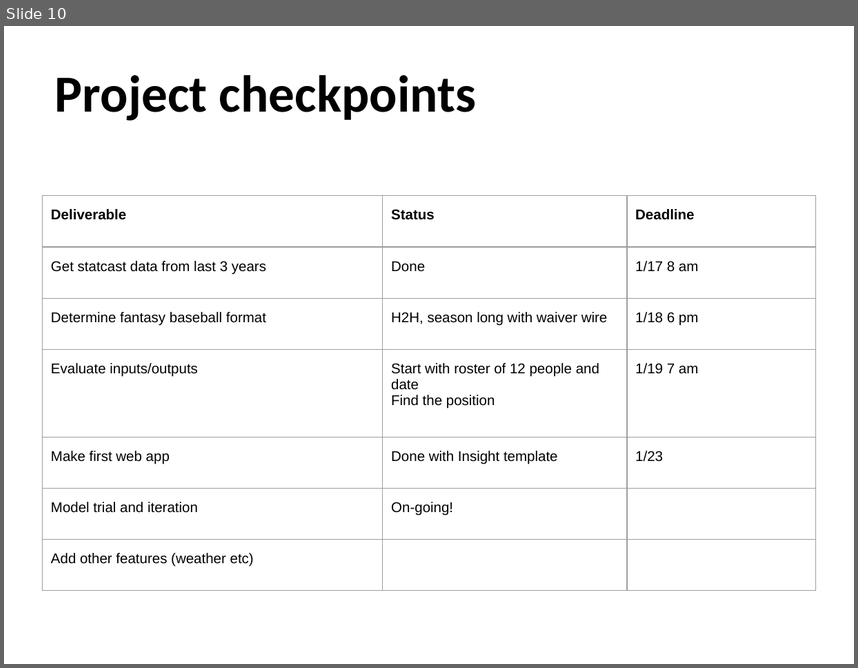
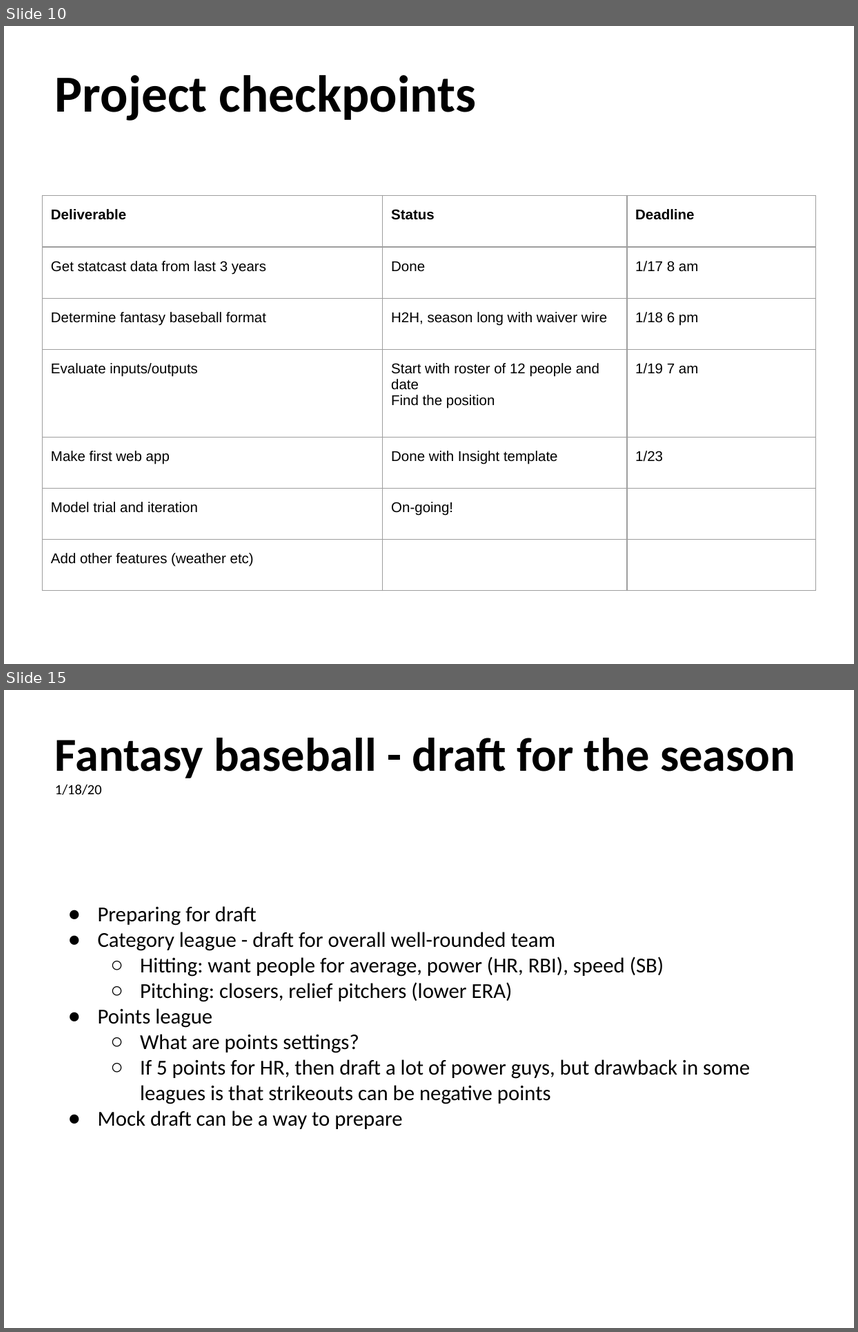
Before and after one commit to benslack19/baseball_player_selector, a slide deck: insight_baseball_notes/BL_baseball_notes.pptx. Shown one above the other, each under a label of ours: slide 10 before the commit, slides 10 and 15 after it; the slides between them are not shown. The pictures are 858x668 and 858x1332 pixels, drawn with LibreOffice and Linux fonts; fonts in the diff are those of the drawing. Boxes give left, top, right and bottom in pixels: in the first picture for what was removed or moved away, otherwise in the second. Text is boxed around its words. In the diff, an @@ line names an element or a change of style, - is before the commit and + after.

```diff
--- a/insight_baseball_notes/BL_baseball_notes.pptx
+++ b/insight_baseball_notes/BL_baseball_notes.pptx
@@ slide 15 added at box(4, 690, 854, 1328), background #FFFFFF @@
@@ title added at box(55, 738, 795, 795), 40 pt, text #000000, bold @@
+Fantasy baseball - draft for the season
+1/18/20
@@ text added at box(98, 906, 750, 1129), 18 pt, text #000000 @@
+● Preparing for draft
+● Category league - draft for overall well-rounded team
+  ○ Hitting: want people for average, power (HR, RBI), speed (SB)
+  ○ Pitching: closers, relief pitchers (lower ERA)
+● Points league
+  ○ What are points settings?
+  ○ If 5 points for HR, then draft a lot of power guys, but drawback in some leagues is that strikeouts can be negative points
+● Mock draft can be a way to prepare
```
Also in this commit, not shown: 6 slides changed, 23 other slides added, 2 slides removed, 2 other files.
